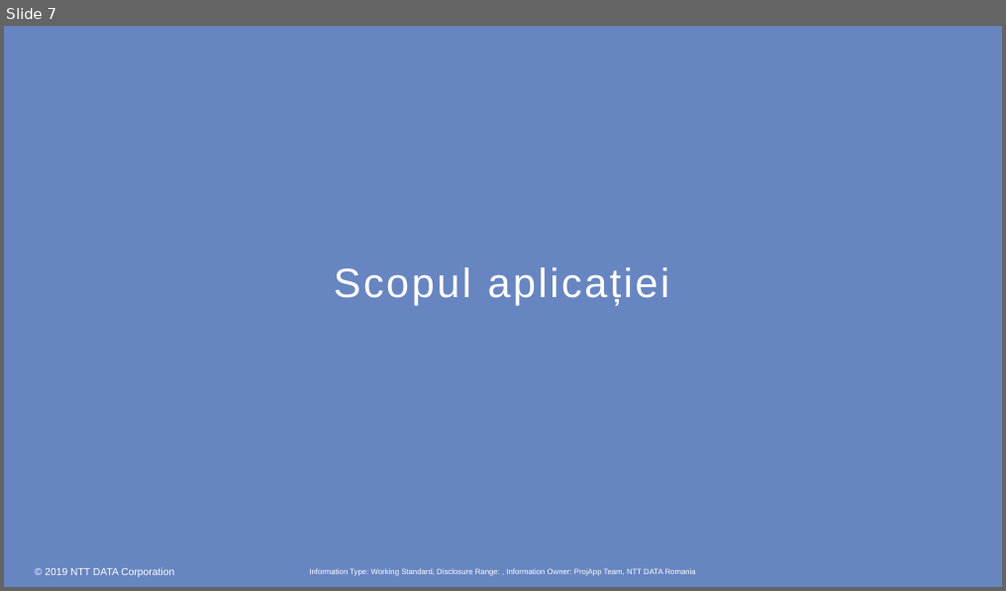
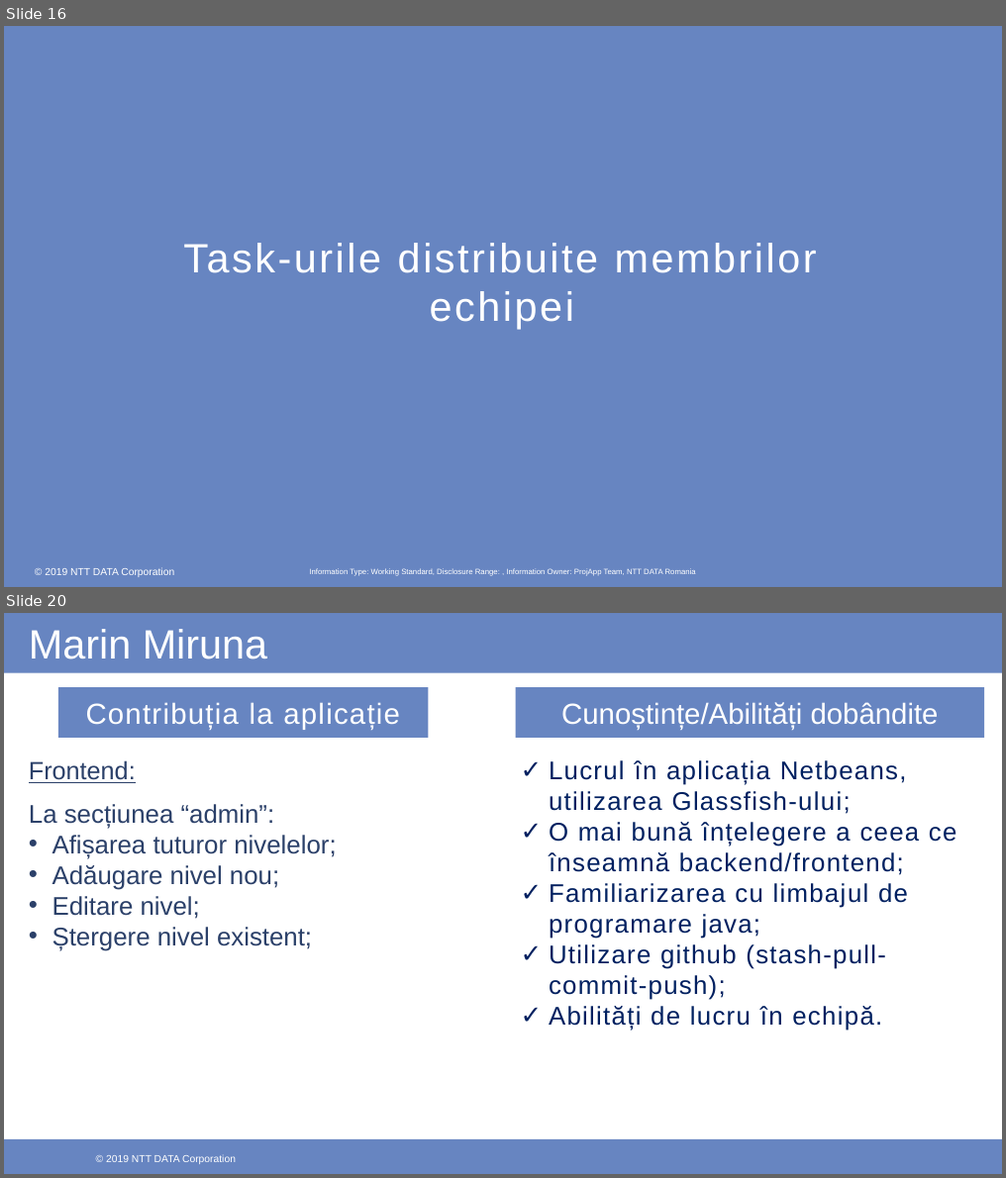
Before and after one commit to marianungureanu/ProjApp, a slide deck: ProjAppPresentation.pptx. Shown one above the other, each under a label of ours: slide 7 before the commit, slides 16 and 20 after it; the slides between them are not shown. The pictures are 1006x591 and 1006x1178 pixels, drawn with LibreOffice and Linux fonts; fonts in the diff are those of the drawing; background and template pictures are left out. Boxes give left, top, right and bottom in pixels: in the first picture for what was removed or moved away, otherwise in the second. Text is boxed around its words. In the diff, an @@ line names an element or a change of style, - is before the commit and + after.

```diff
--- a/ProjAppPresentation.pptx
+++ b/ProjAppPresentation.pptx
@@ slide 20 added at [4,613,1002,1174], background #FFFFFF @@
@@ rectangle added at [4,613,1002,672], fill #6785C1 @@
@@ text added at [29,629,267,660], 39.4 pt, text #FFFFFF @@
+Marin Miruna
@@ text added at [58,687,429,738], fill #6785C1, 28 pt, text #FFFFFF @@
+Contribuția la aplicație
@@ rectangle added at [515,687,984,738], fill #6785C1, 28 pt, text #FFFFFF @@
+Cunoștințe/Abilități dobândite
@@ text added at [29,761,136,783], 24 pt, text #2B4069, underline @@
+Frontend:
@@ text added at [548,761,956,1031], 24.6 pt, text #002060 @@
+✓ Lucrul în aplicația Netbeans, utilizarea Glassfish-ului;
+✓ O mai bună înțelegere a ceea ce înseamnă backend/frontend;
+✓ Familiarizarea cu limbajul de programare java;
+✓ Utilizare github (stash-pull-commit-push);
+✓ Abilități de lucru în echipă.
@@ text added at [29,804,336,952], 24.6 pt, text #2B4069 @@
+La secțiunea “admin”:
+• Afișarea tuturor nivelelor;
+• Adăugare nivel nou;
+• Editare nivel;
+• Ștergere nivel existent;
@@ rectangle added at [4,1140,1002,1174], fill #6785C1 @@
@@ rectangle added at [73,1143,234,1167], fill #6785C1 @@
@@ rectangle added at [411,1144,572,1168], fill #6785C1 @@
@@ text added at [94,1155,236,1164], 9.8 pt, text #FFFFFF @@
+© 2019 NTT DATA Corporation
@@ text added at [106,1155,224,1164], 9.8 pt, text #FFFFFF @@
+© 2019 NTT DATA Corporation
@@ page number added at [469,1149,537,1167], 14.8 pt, text #FFFFFF @@
+20
@@ what was slide 7 is now slide 16 @@
@@ slide 16 changed as well @@
@@ title at [183,243,817,329]: text changed @@
-Scopul aplicației
+Task-urile distribuite membrilor echipei
```
Also in this commit, not shown: 8 other slides changed, 21 other slides added, 2 slides removed.
